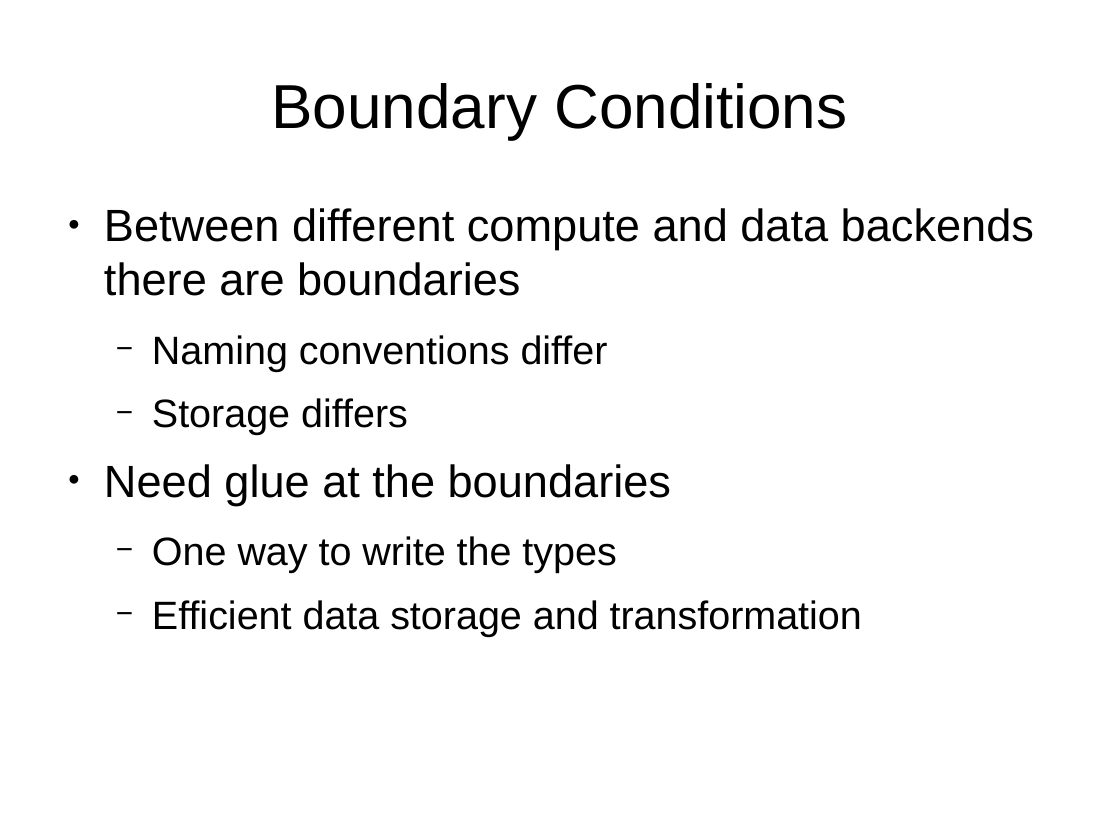
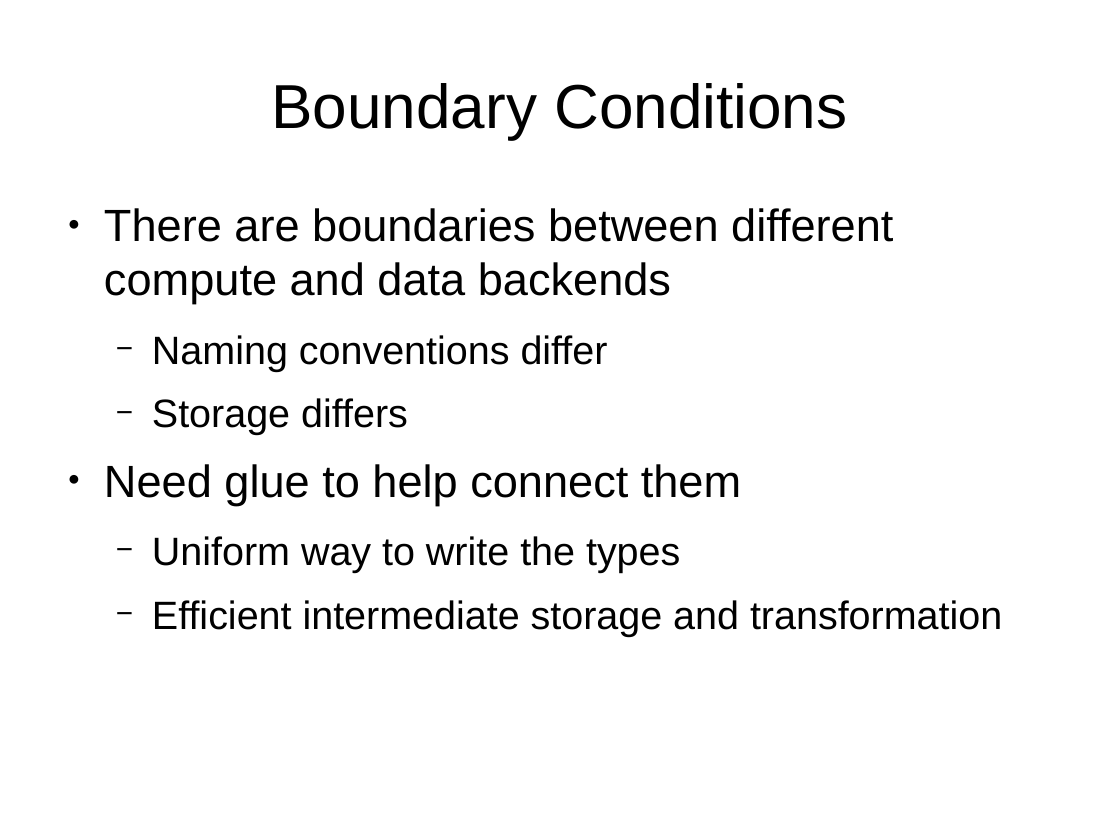
Before and after one commit to mrocklin/blaze-scipy-2014, a slide deck: slide 28 of SciPy2014Blaze.odp (slide 25 before the commit). Drawn at 1120x840 pixels with LibreOffice and Linux fonts; fonts in the diff are those of the drawing; background and template pictures are left out. Boxes give left, top, right and bottom in pixels: in the first picture for what was removed or moved away, otherwise in the second. Text is boxed around its words. In the diff, an @@ line names an element or a change of style, - is before the commit and + after.

```diff
--- a/SciPy2014Blaze.odp
+++ b/SciPy2014Blaze.odp
@@ text at <box>104,208,893,304</box>: text changed @@
-● Between different compute and data backends there are boundaries
+● There are boundaries between different compute and data backends
@@ text at <box>104,464,1002,636</box>: text changed @@
-● Need glue at the boundaries
-  − One way to write the types
-  − Efficient data storage and transformation
+● Need glue to help connect them
+  − Uniform way to write the types
+  − Efficient intermediate storage and transformation
```
Also in this commit, not shown: 7 other slides changed, 3 slides added.
